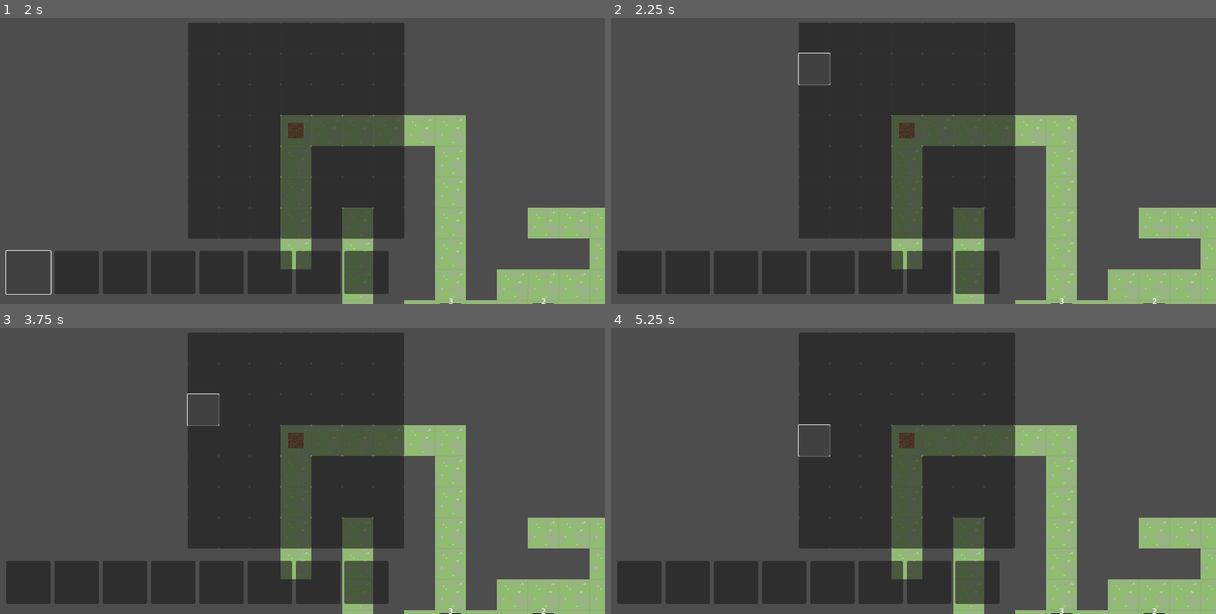
Above: before the commit, frames 1-4 (two rows, left to right).
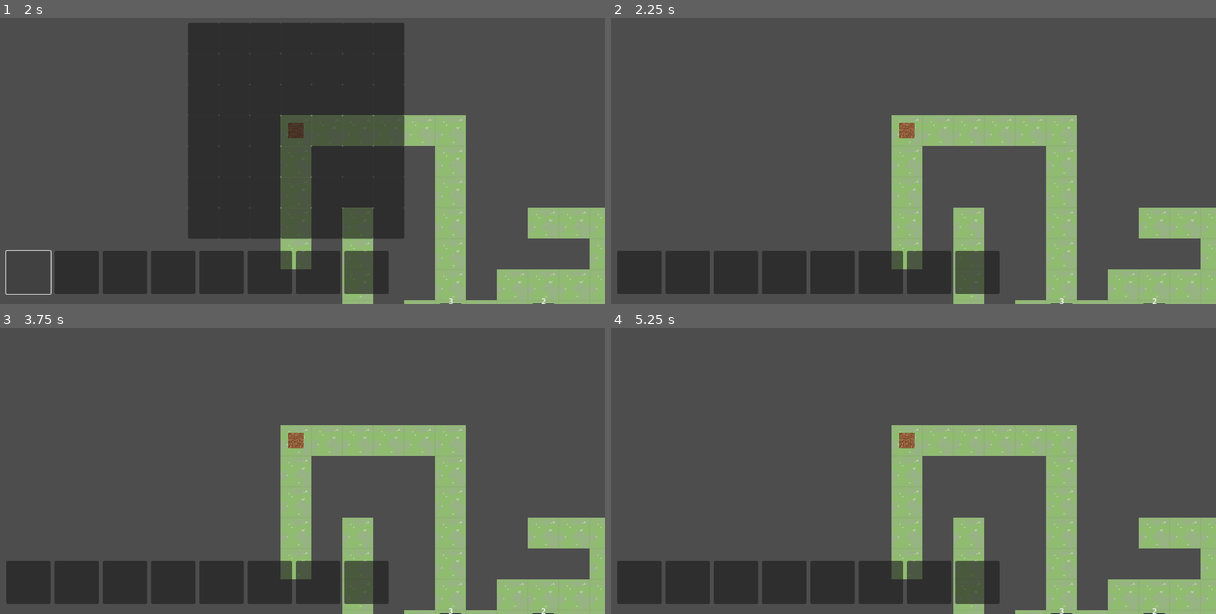
Above: after the commit, the same moments.

Repository: Flash-Night/ld58
Game: Godot game, scene res://main.tscn
Same seed, same stepped clock (60 frames per second), same inputs: the game is played once before the commit and once after it. The engine's default icon, where the game draws it, is replaced by a stand-in: a white triangle on a blue panel in a dark square.
Inputs (mouse positions are in pixels of both pictures, inside the frame that each line leads up to):
- Up to frame 1 (2 s): click "START" at 0.5 s; click (30, 272) at 1.25 s
- Up to frame 2 (2.25 s): click (816, 69) at 2.02 s
- Up to frame 3 (3.75 s): click (78, 582) at 2.77 s; click (205, 410) at 3.52 s
- Up to frame 4 (5.25 s): click (738, 582) at 4.27 s; click (816, 439) at 5.02 s

Frame 1 is identical in both runs. In frame 2, 26% of the frame differs, in the area x 30-67%, y 1-78%; in frame 3, 26%; in frame 4, 26%.

Commit message:
monster #5

Diff:
--- a/monster.gd
+++ b/monster.gd
@@ -24,7 +24,8 @@
 func _ready():
 	powerLabel = get_node("PowerLabel")
 
-func init(_isEnemy:bool, _id:int) -> Vector2i:
+func init(_isEnemy:bool, _id:int, _pos:Vector2i = Vector2i(-1,-1)) -> Vector2i:
+	#print(_isEnemy,_id)
 	isEnemy = _isEnemy
 	if _id > -1 :
 		id = _id
@@ -33,7 +34,10 @@
 	#var lbtext = str(id) + ": " + str(data["power"])
 	powerLabel.text = str(power)
 
-	pos = Vector2i(int(self.position.x / 64),int(self.position.y / 64))
+	if _pos.x < 0:
+		pos = Vector2i(int(self.position.x / 64),int(self.position.y / 64))
+	else:
+		pos = _pos
 	self.position.x = pos.x * 64 + 32
 	self.position.y = pos.y * 64 + 32
 	return pos
--- a/monster_control.gd
+++ b/monster_control.gd
@@ -1,24 +1,44 @@
 extends Control
 @onready var player=$"../Player"
 @onready var camera=$"../Camera2D"
+@onready var monsterlayer=$"../MonsterLayer"
+@onready var map=$"../Map"
+
 var buttons:Array[Button]
 var scene=preload("res://tile_button.tscn")
 func _ready() -> void:
 	var control=camera.get_node("Control")
 	control.game_control=self
 	control.bconnect()
+
+func isDroppable(pos:Vector2i, isFly:bool)-> bool:
+	if monsterlayer.monsterDict.has(pos):
+		return false
+	if isFly:
+		return true
+	var cellID = map.get_cell_source_id(pos)
+	return cellID == 0
+
 func place_tile_buttons()->void:
 	remove_tile_buttons()
 	var x = player.position.x
 	var y = player.position.y
+	var playerpos = player.pos
 	for i in range(7):
 		for j in range(7):
+			var pos = Vector2i(playerpos.x + i - 3,playerpos.y + j - 3)
 			buttons.append(scene.instantiate())
 			var k=i*7+j
 			add_child(buttons[k])
 			buttons[k].position.x=x-7*32+i*64
 			buttons[k].position.y=y-7*32+j*64
 			buttons[k].z_index=10
+			buttons[k].pressed.connect(drop.bind(pos))
+
+func drop(pos):
+	if isDroppable(pos, false):
+		monsterlayer.addPet(0, pos)
+	remove_tile_buttons()
 
 func remove_tile_buttons()->void:
 	for b in buttons:
--- a/monster_layer.gd
+++ b/monster_layer.gd
@@ -20,8 +20,10 @@
 		return false
 	var pet = monsterScene.instantiate()
 	self.add_child(pet)
-	pet.init(false, id)
+	pet.init(false, id, pos)
 	petList.append(pet)
+	monsterDict[pos] = pet
+	refresh(pos)
 	return true
 
 func removeAllPets() -> Array:
